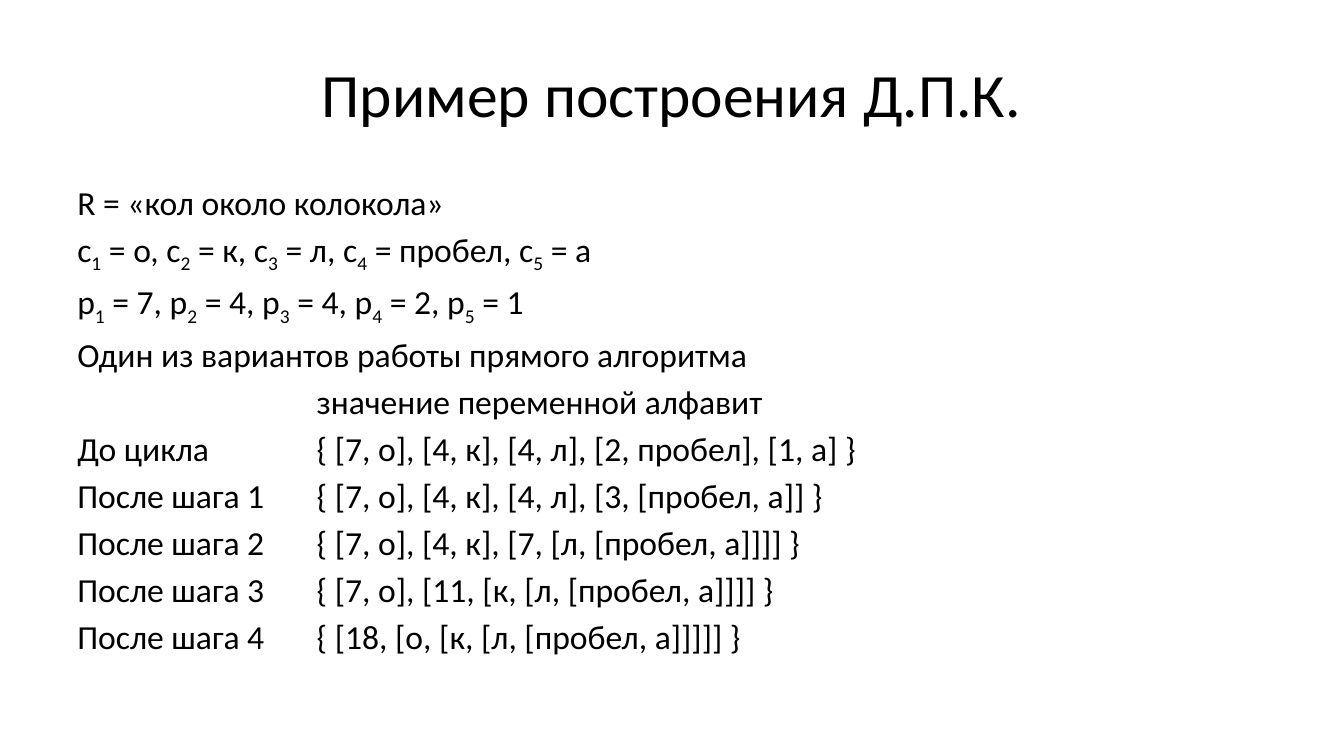
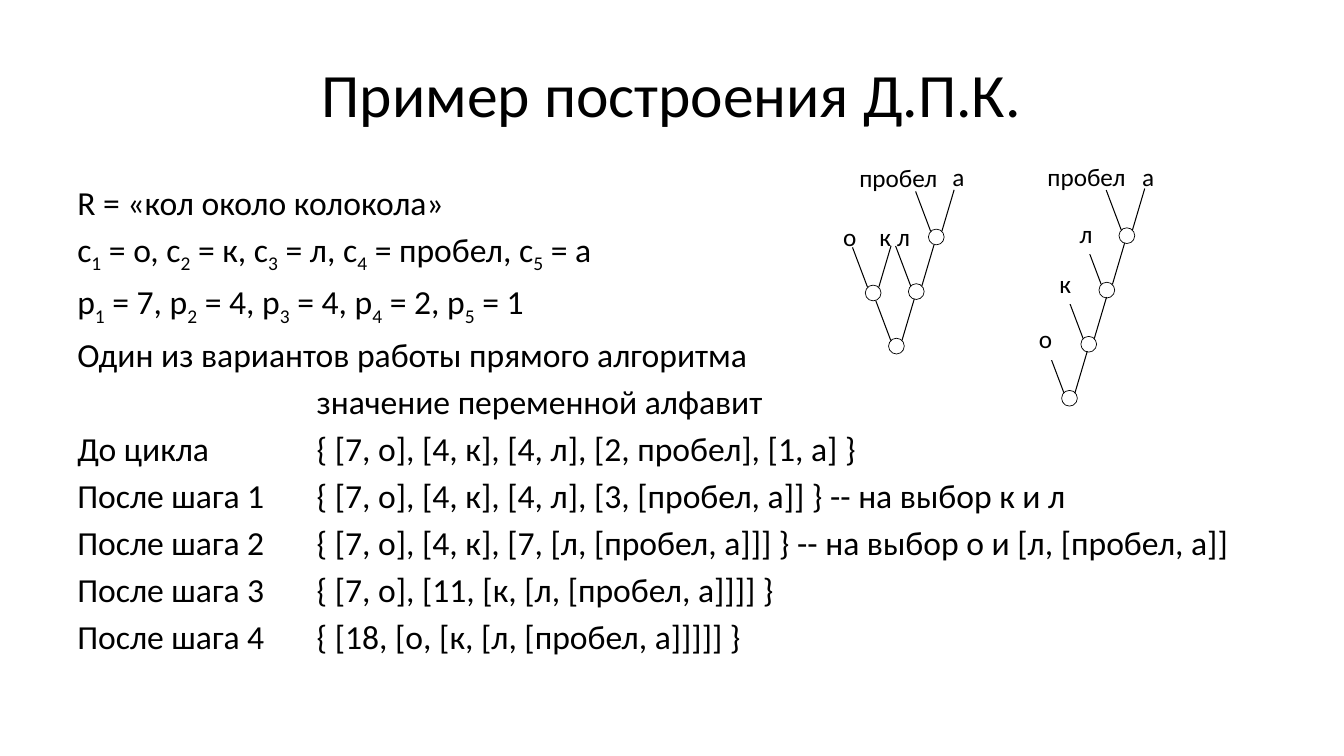
Before and after one commit to Evgueni-Petrov-aka-espetrov/Algorithms-and-Programming-in-C-pptx, a slide deck: slide 134 of 14 Кодирование.pptx. Drawn at 1344x756 pixels with LibreOffice and Linux fonts; fonts in the diff are those of the drawing. Boxes give left, top, right and bottom in pixels: in the first picture for what was removed or moved away, otherwise in the second. Text is boxed around its words. In the diff, an @@ line names an element or a change of style, - is before the commit and + after.

Commit message:
упростил про код Фано; добавил картинку про код Шеннона; добавил все варианты дерева в пример с кодом Хаффмана; исправил опечатки

```diff
--- a/14 Кодирование.pptx
+++ b/14 Кодирование.pptx
@@ group added at (843, 170, 964, 355): 8 lines, 5 texts, 4 ellipses @@
+к
+о
+л
+а
+пробел
@@ group added at (1029, 169, 1154, 406): 8 lines, 4 ellipses, 3 texts, 2 rectangles @@
+к
+пробел
+о
+л
+а
@@ text at (77, 483, 1228, 561): text changed @@
-После шага 1 { [7, о], [4, к], [4, л], [3, [пробел, а]] }
-После шага 2 { [7, о], [4, к], [7, [л, [пробел, а]]]] }
+После шага 1 { [7, о], [4, к], [4, л], [3, [пробел, а]] } -- на выбор к и л
+После шага 2 { [7, о], [4, к], [7, [л, [пробел, а]]] } -- на выбор о и [л, [пробел, а]]
```
Also in this commit, not shown: 38 other slides changed, 3 slides added, 10 slides removed.
